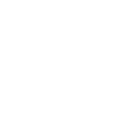
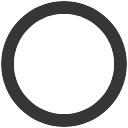
Before/after of a 128×128 layered artwork. What changed in the layer stack:
renamed "Fill" to "Progress", hid it, painted on it over [1, 1, 127, 127]
showed "Under", painted on it over [1, 1, 127, 127]